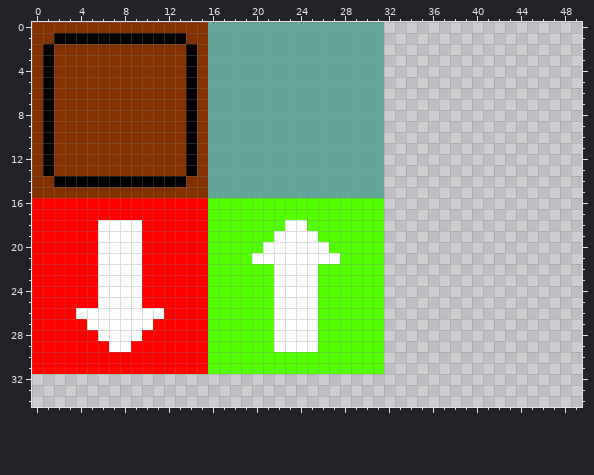
Sprite sheet -- gfx/tileset.png. The first picture shows the starting point.
The file is 128x128 pixels. Shown: x 0..49, y 0..34.
Once edited:
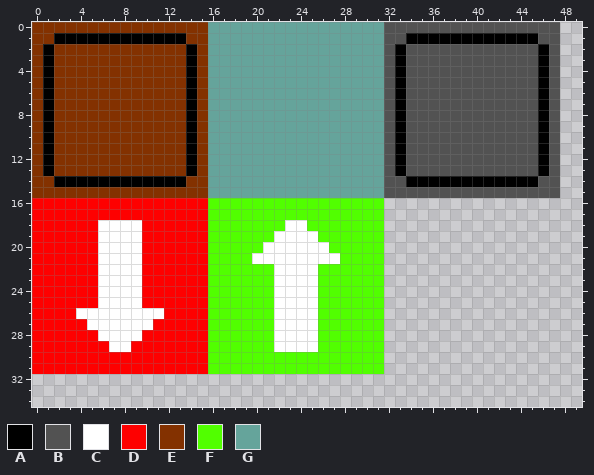
Palette (. is transparent): A #000000  B #525252  C #ffffff  D #fe0000  E #833100  F #51ff00  G #65a49b
Change:
y 0: x 32..47 ................ -> BBBBBBBBBBBBBBBB
y 1: x 32..47 ................ -> BBAAAAAAAAAAAABB
y 2..13: x 32..47 ................ -> BABBBBBBBBBBBBAB
y 14: x 32..47 ................ -> BBAAAAAAAAAAAABB
y 15: x 32..47 ................ -> BBBBBBBBBBBBBBBB
Boxes around the changes in both pictures, in picture pixels (x1, y1, x2, y2):
added: (384, 22, 560, 198)
